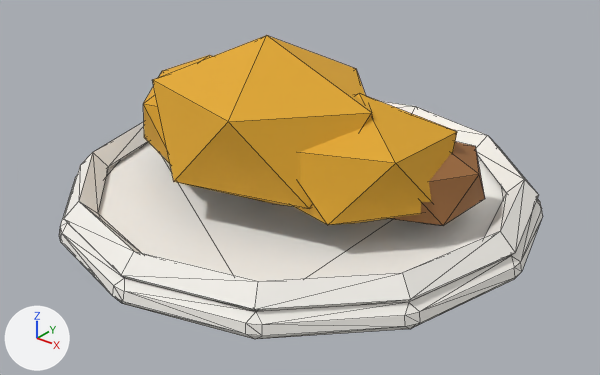
What one commit did to the glTF model Models/cafe/plate_with_pastry.glb.
Both versions are drawn from a 50 mm camera at (0.215, -0.27, 0.183) aimed at (0.007, -0.009, 0.022). The lights are fixed; the arrows at lower left show +X, +Y and +Z. The first picture is the older version. Mesh edges are drawn as thin lines. Vertices at exactly the same position are counted once.

In view in the first picture: 'plate_with_pastry'.
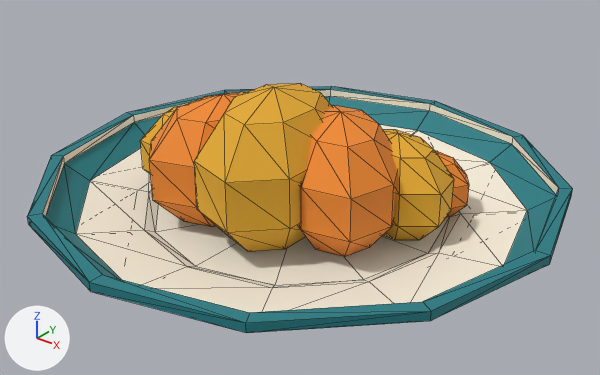
What differs and where, as boxes (x1, y1, x2, y2) in the pictures (600 x 375 px):
'plate_with_pastry', reshaped (13% wider, 18% shorter): before (59, 35, 543, 339); after (27, 83, 573, 333)
part 1 of me_plate_with_pastry, rebuilt: before (59, 142, 543, 339); after (27, 86, 573, 333)
part 2 of me_plate_with_pastry, rebuilt (39% narrower, 15% taller): before (293, 93, 457, 225); after (298, 105, 397, 257)
part 3 of me_plate_with_pastry, rebuilt: before (143, 55, 212, 164); after (149, 92, 245, 227)
part 4 of me_plate_with_pastry, rebuilt (37% narrower): before (153, 35, 372, 209); after (194, 83, 332, 252)
part 5 of me_plate_with_pastry, added (orange): after (435, 151, 469, 217)
part 6 of me_plate_with_pastry, added (orange): after (140, 106, 181, 175)
part 7 of me_plate_with_pastry, added (orange): after (383, 130, 454, 240)
part 8 of me_plate_with_pastry, cut back: before (64, 101, 538, 311)

The change, as a list of edits to the scene's bpy script:
```text
Add mat_tint_ceramic_rim__teal:
    mat_tint_ceramic_rim__teal = bpy.data.materials.new('tint_ceramic_rim__teal')
    # nodes: BsdfPrincipled, Mix, OutputMaterial, VertexColor
    # colours: cyan #207d85, mixed with the vertex colours
Add mat_tint_ceramic_accent__coral:
    mat_tint_ceramic_accent__coral = bpy.data.materials.new('tint_ceramic_accent__coral')
    # nodes: BsdfPrincipled, Mix, OutputMaterial, VertexColor
    # colours: red #e86d58, mixed with the vertex colours
Add mat_orange:
    mat_orange = bpy.data.materials.new('orange')
    # nodes: BsdfPrincipled, Mix, OutputMaterial, VertexColor
    # colours: orange #f08a2e, mixed with the vertex colours
Add mat_tint_ceramic__cream:
    mat_tint_ceramic__cream = bpy.data.materials.new('tint_ceramic__cream')
    # nodes: BsdfPrincipled, Mix, OutputMaterial, VertexColor
    # colours: pale yellow #faf1dd, mixed with the vertex colours
Change me_plate_with_pastry:
    used by ob_plate_with_pastry; location = (0.0, 0.0, 0.0)
    remove me_plate_with_pastry.from_pydata(...)  # 204 vertices, 380 faces; spans x -0.109..0.109, y -0.109..0.109, z 0.0..0.092
    remove me_plate_with_pastry.materials.append(mat_tint_plate__white)
    remove me_plate_with_pastry.materials.append(mat_brown)
    add me_plate_with_pastry.from_pydata(...)  # 384 vertices, 724 faces; spans x -0.12..0.12, y -0.12..0.12, z 0.0..0.071
    me_plate_with_pastry part 1: the loose piece of 72 vertices spanning x -0.109..0.109, y -0.109..0.109, z 0.008..0.018 is rebuilt with 122 vertices and now spans x -0.12..0.12, y -0.12..0.12, z 0.0..0.024
    me_plate_with_pastry part 2: the loose piece of 12 vertices spanning x 0.004..0.078, y -0.049..0.02, z 0.017..0.074 is rebuilt with 34 vertices and now spans x -0.004..0.06, y -0.041..0.023, z 0.001..0.062, in mat_orange
    me_plate_with_pastry part 3: the loose piece of 12 vertices spanning x -0.078..-0.004, y -0.049..0.02, z 0.017..0.074 is rebuilt with 34 vertices and now spans x -0.05..0.0, y -0.06..0.014, z 0.001..0.062, in mat_orange
    me_plate_with_pastry part 4: the loose piece of 12 vertices spanning x -0.052..0.052, y -0.063..0.019, z 0.016..0.092 is rebuilt with 34 vertices and now spans x -0.026..0.032, y -0.064..0.021, z 0.0..0.071
    me_plate_with_pastry part 5: a new loose piece of 34 vertices spanning x 0.027..0.067, y 0.019..0.047, z 0.003..0.036, in mat_orange
    me_plate_with_pastry part 6: a new loose piece of 34 vertices spanning x -0.073..-0.024, y -0.038..0.013, z 0.002..0.05, in mat_mustard
    me_plate_with_pastry part 7: a new loose piece of 34 vertices spanning x 0.015..0.071, y -0.008..0.033, z 0.002..0.05, in mat_mustard
    me_plate_with_pastry part 8
    96 vertices are removed from x -0.106..0.106, y -0.106..0.106, z 0.0..0.057
    180 faces are deleted
    24 vertices are added at x -0.033..0.033, y -0.014..0.034, z 0.006..0.008
    24 new faces join them, mat_tint_ceramic_rim__teal
    12 new faces join them, mat_tint_ceramic_accent__coral
    other edits to the shape of me_plate_with_pastry do not show in these pictures
    add me_plate_with_pastry.materials.append(mat_tint_ceramic__cream)
    add me_plate_with_pastry.materials.append(mat_tint_ceramic_rim__teal)
    add me_plate_with_pastry.materials.append(mat_tint_ceramic_accent__coral)
    add me_plate_with_pastry.materials.append(mat_orange)
```
